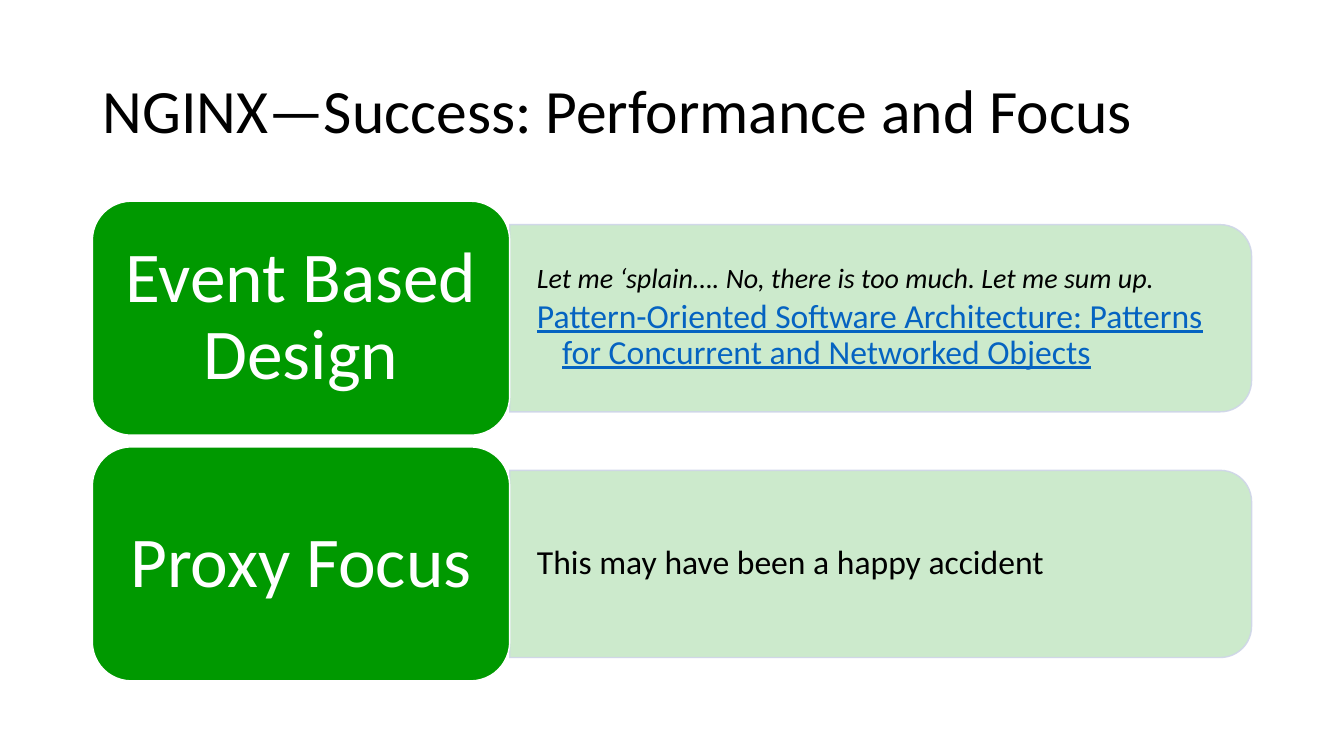
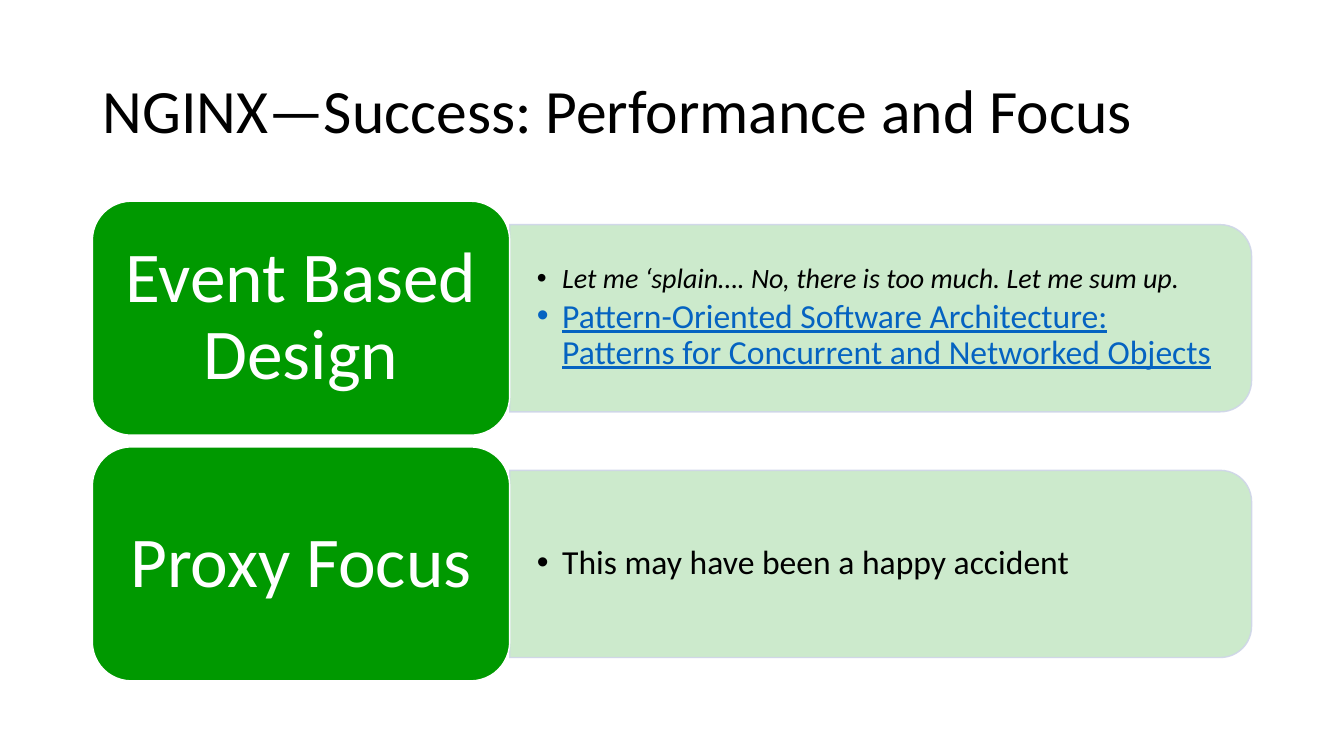
Before and after one commit to abhishekmansukhani/TriDis-NginxOverview, a slide deck: slide 7 of presentation/presentation.pptx. Drawn at 1344x756 pixels with LibreOffice and Linux fonts; fonts in the diff are those of the drawing. Boxes give left, top, right and bottom in pixels: in the first picture for what was removed or moved away, otherwise in the second. Text is boxed around its words. In the diff, an @@ line names an element or a change of style, - is before the commit and + after.

```diff
--- a/presentation/presentation.pptx
+++ b/presentation/presentation.pptx
@@ text "Let me ‘splain…. No, there ..." at (562,268,1211,370): bullet none to •• @@
@@ text "This may have been a ..." at (562,550,1069,580): bullet none to •• @@
```
Also in this commit, not shown: 3 other slides changed, 5 slides added, 12 other files.
